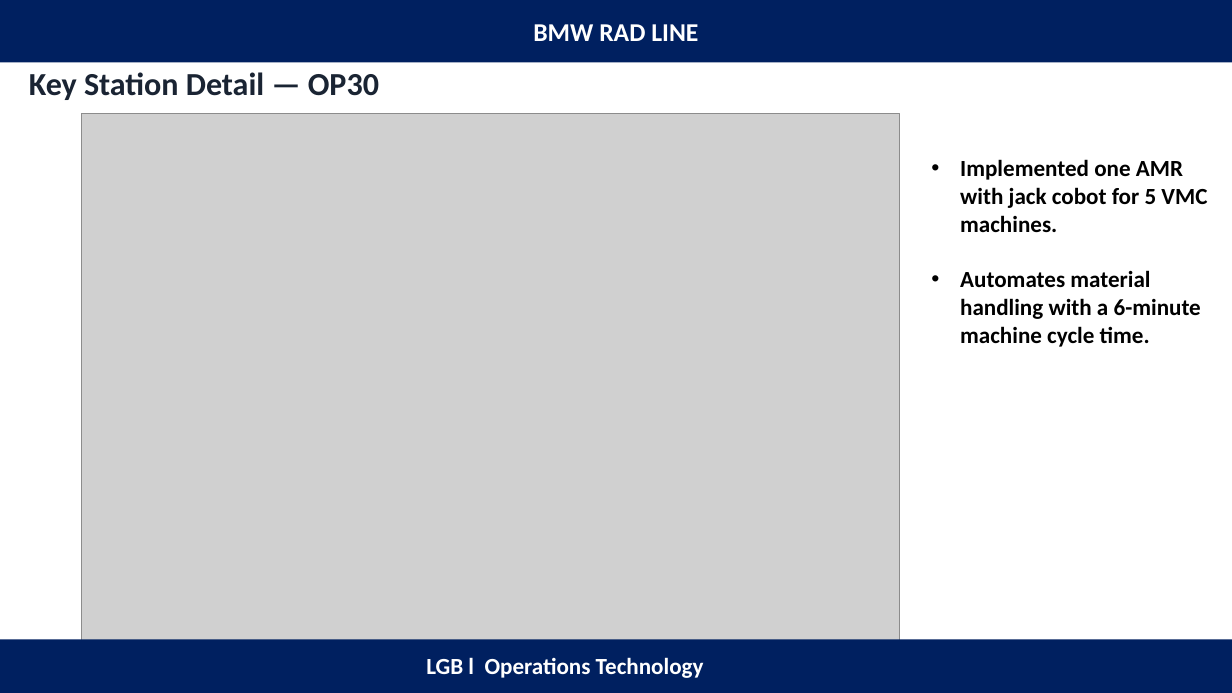
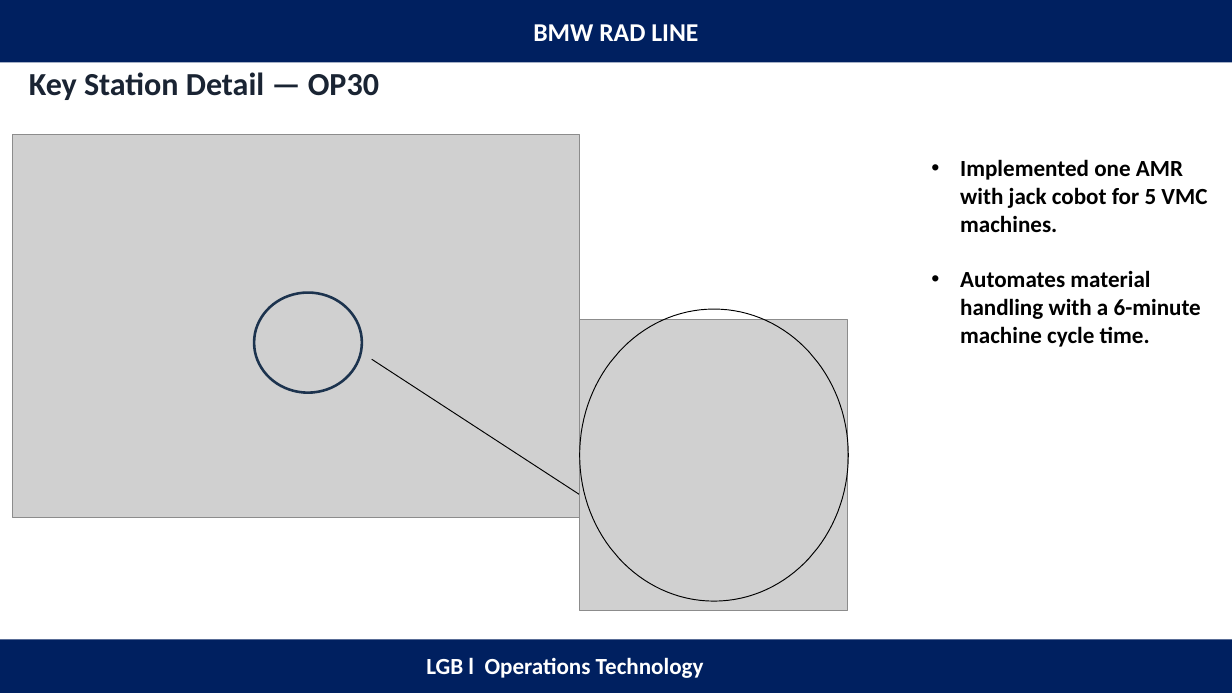
Before and after one commit to anand2204-robo/Project-List, a slide deck: slide 33 of Automation project.pptx (slide 18 before the commit). Drawn at 1232x693 pixels with LibreOffice and Linux fonts; fonts in the diff are those of the drawing; grey boxes stand for pictures. Boxes give left, top, right and bottom in pixels: in the first picture for what was removed or moved away, otherwise in the second. Text is boxed around its words. In the diff, an @@ line names an element or a change of style, - is before the commit and + after.

```diff
--- a/Automation project.pptx
+++ b/Automation project.pptx
@@ picture removed at bbox=[82, 114, 900, 640] @@
@@ picture added at bbox=[12, 135, 579, 518] @@
@@ freeform shape added at bbox=[254, 293, 362, 393], outline #1C334E 2 pt @@
@@ picture added at bbox=[579, 320, 848, 611] @@
@@ freeform shape added at bbox=[579, 309, 848, 601], outline #000000 0.75 pt @@
@@ freeform shape added at bbox=[372, 360, 579, 495], outline #000000 0.75 pt @@
```
Also in this commit, not shown: 12 other slides changed, 44 slides added.
